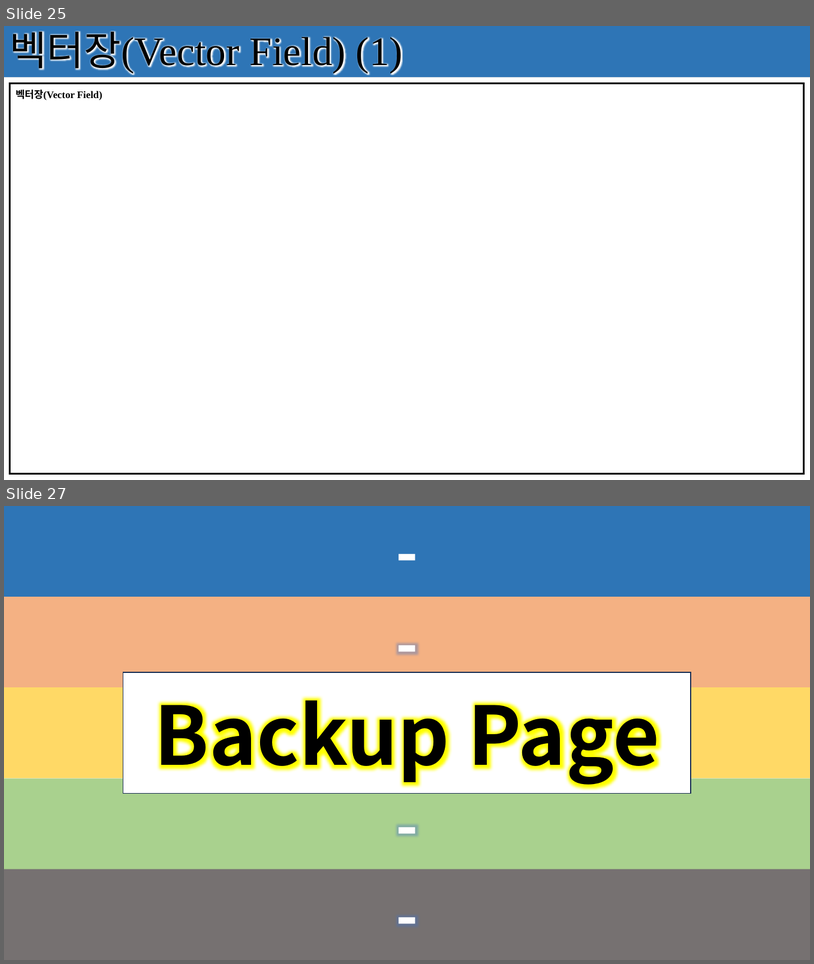
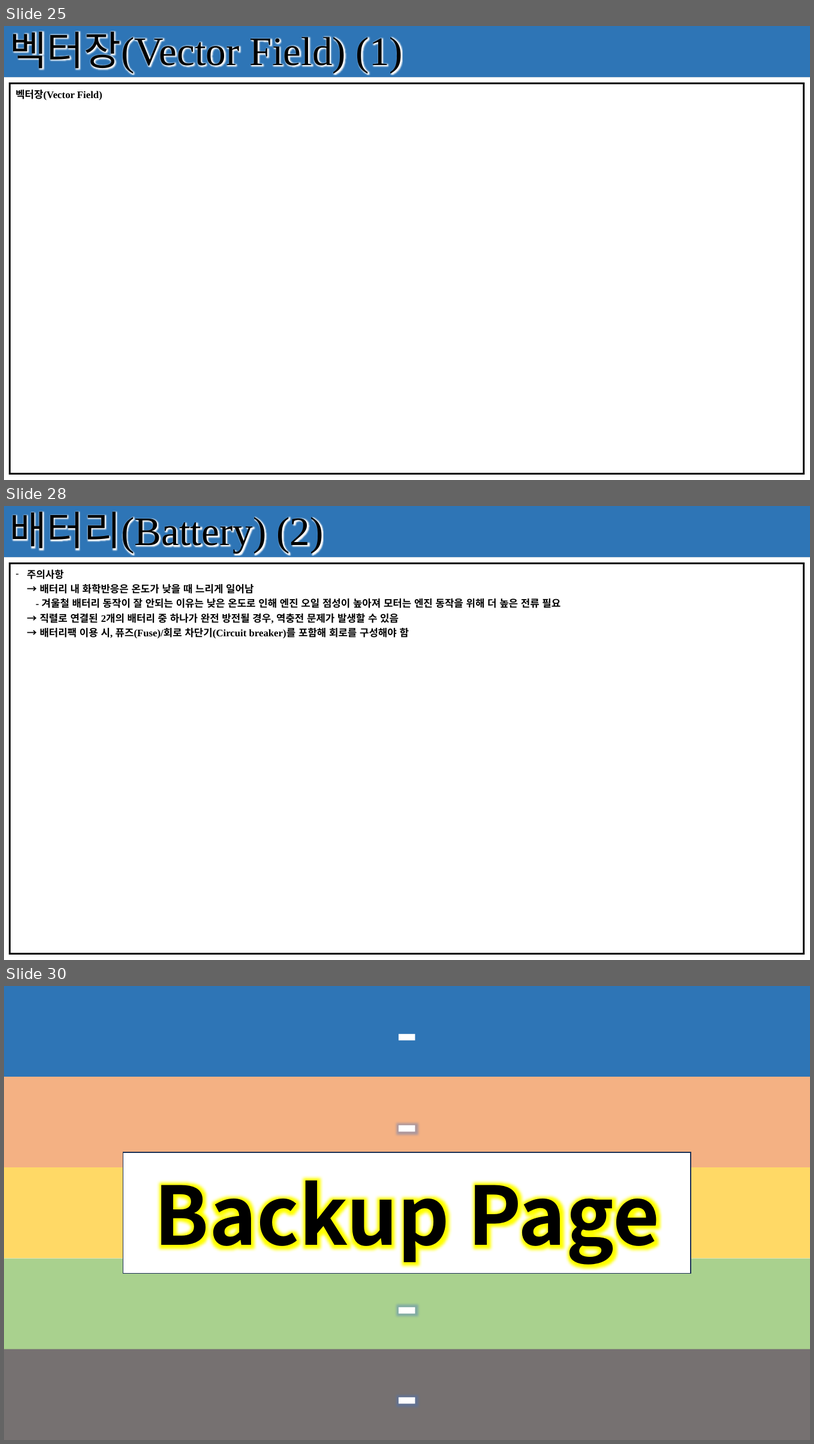
Before and after one commit to seonghokim/Study, a slide deck: Study Material/[KOR] Basic Electrical Circuit.pptx. Shown one above the other, each under a label of ours: slides 25 and 27 before the commit, slides 25, 28 and 30 after it; the slides between them are not shown. The pictures are 814x964 and 814x1444 pixels, drawn with LibreOffice and Linux fonts; fonts in the diff are those of the drawing. Boxes give left, top, right and bottom in pixels: in the first picture for what was removed or moved away, otherwise in the second. Text is boxed around its words. In the diff, an @@ line names an element or a change of style, - is before the commit and + after.

```diff
--- a/Study Material/[KOR] Basic Electrical Circuit.pptx
+++ b/Study Material/[KOR] Basic Electrical Circuit.pptx
@@ slide 28 added at box(4, 506, 810, 960), background #FFFFFF; not listed: 1 template element that a slide beside it also shows @@
@@ rectangle added at box(4, 506, 810, 558), fill #2E75B6, 48 pt, text #000000 @@
+배터리(Battery) (2)
@@ table added at box(9, 564, 804, 953), 1 rows, 1 columns @@
+주의사항 / → 배터리 내 화학반응은 온도가 낮을 때 느리게 일어남 / - 겨울철 배터리 동작이 잘 안되는 이유는 낮은 온도로 인해 엔진 오일 점성이 높아져 모터는 엔진 동작을 위해 더 높은 전류 필요 / → 직렬로 연결된 2개의 배터리 중 하나가 완전 방전될 경우, 역충전 문제가 발생할 수 있음 / → 배터리팩 이용 시, 퓨즈(Fuse)/회로 차단기(Circuit breaker)를 포함해 회로를 구성해야 함
@@ what was slide 27 is now slide 30 @@
```
Also in this commit, not shown: 1 slide changed, 2 other slides added.
